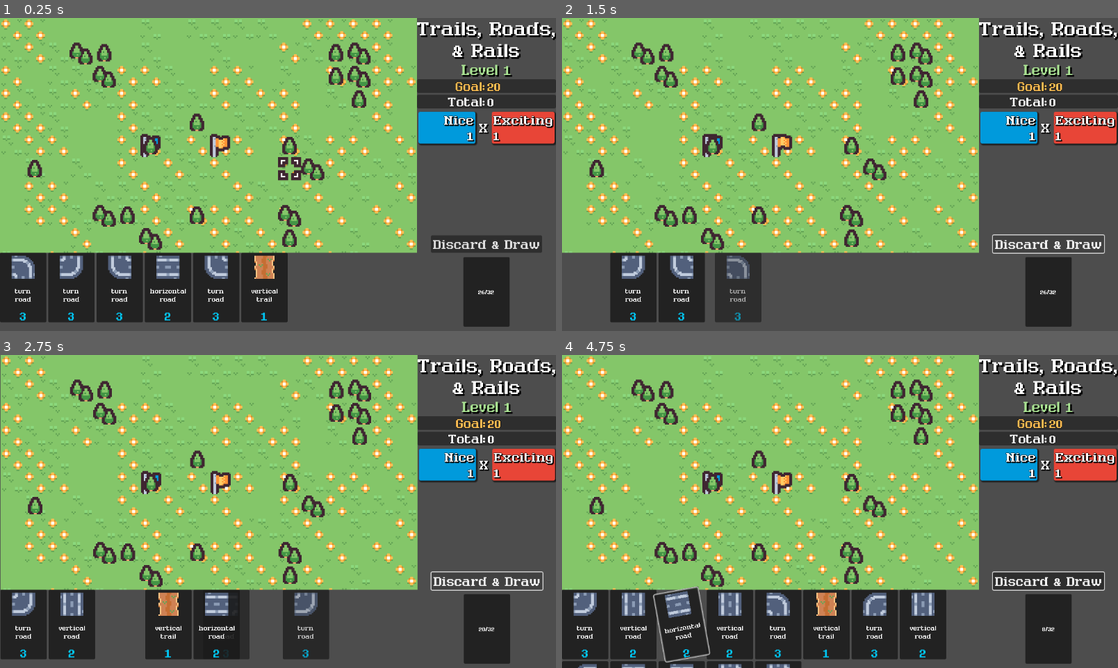
Above: before the commit, frames 1-4 (two rows, left to right).
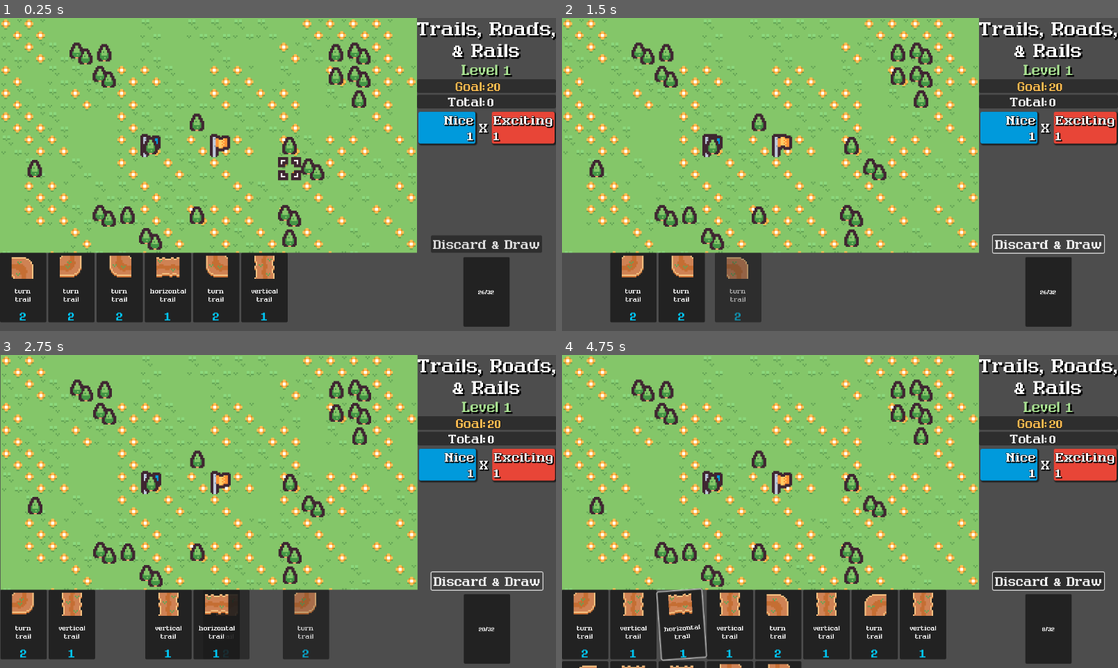
Above: after the commit, the same moments.

Repository: nuzcraft/trails-roads-rails
Game: Godot game, scene res://scenes/main.tscn
The game is run twice, just before and just after one commit, with the same random seed, the same clock (stepped at 60 frames per second) and the same inputs.
Inputs (mouse positions are in pixels of both pictures, inside the frame that each line leads up to):
- Up to frame 1 (0.25 s): no input
- Up to frame 2 (1.5 s): click "Discard & Draw" at 0.5 s; click "Discard & Draw" at 1.25 s
- Up to frame 3 (2.75 s): click "Discard & Draw" at 2 s
- Up to frame 4 (4.75 s): move the mouse to (584, 624) at 2.77 s; click (584, 624) at 2.92 s; move the mouse to (634, 624) at 3.52 s; click (634, 624) at 3.67 s; move the mouse to (684, 624) at 4.27 s; click (684, 624) at 4.42 s

The runs differ from the first frame. In frame 1, 1.6% of the frame differs, in the area x 2-41%, y 75-97%; in frame 2, 1.0%; in frame 3, 1.3%; in frame 4, 3.1%, in the area x 2-67%, y 73-100%.

Commit message:
added trail cards

Diff:
--- /dev/null
+++ b/scenes/card/trail/horiz_trail_card.tscn
@@ -0,0 +1,19 @@
+[gd_scene load_steps=4 format=3 uid="uid://cx1guc1etlrv7"]
+
+[ext_resource type="PackedScene" uid="uid://cxvwx7q4ct2qd" path="res://scenes/card/card.tscn" id="1_gctd8"]
+[ext_resource type="Texture2D" uid="uid://cg3h6g2bsiy8s" path="res://assets/kenney-tiny-battle/tilemap_packed.png" id="2_cnlge"]
+
+[sub_resource type="AtlasTexture" id="AtlasTexture_316yd"]
+atlas = ExtResource("2_cnlge")
+region = Rect2(32, 176, 16, 16)
+
+[node name="HorizTrailCard" instance=ExtResource("1_gctd8")]
+card_name = "horizontal trail"
+type = "trail"
+connection_array = Array[String](["E", "W"])
+nice_score = 1
+forest_nice_modifier = 1
+forest_exciting_modifier = 1
+
+[node name="TextureRect" parent="PanelContainer/VBoxContainer" index="1"]
+texture = SubResource("AtlasTexture_316yd")
--- /dev/null
+++ b/scenes/card/trail/north_east_trail.tscn
@@ -0,0 +1,19 @@
+[gd_scene load_steps=4 format=3 uid="uid://durwq17hwl25k"]
+
+[ext_resource type="PackedScene" uid="uid://cxvwx7q4ct2qd" path="res://scenes/card/card.tscn" id="1_wwxdr"]
+[ext_resource type="Texture2D" uid="uid://cg3h6g2bsiy8s" path="res://assets/kenney-tiny-battle/tilemap_packed.png" id="2_rs23x"]
+
+[sub_resource type="AtlasTexture" id="AtlasTexture_6jiw8"]
+atlas = ExtResource("2_rs23x")
+region = Rect2(16, 224, 16, 16)
+
+[node name="NorthEastTrail" instance=ExtResource("1_wwxdr")]
+card_name = "turn trail"
+type = "trail"
+connection_array = Array[String](["N", "E"])
+nice_score = 2
+forest_nice_modifier = 1
+forest_exciting_modifier = 1
+
+[node name="TextureRect" parent="PanelContainer/VBoxContainer" index="1"]
+texture = SubResource("AtlasTexture_6jiw8")
--- /dev/null
+++ b/scenes/card/trail/north_west_trail.tscn
@@ -0,0 +1,19 @@
+[gd_scene load_steps=4 format=3 uid="uid://rxi0ce6b3bbl"]
+
+[ext_resource type="PackedScene" uid="uid://cxvwx7q4ct2qd" path="res://scenes/card/card.tscn" id="1_4bkul"]
+[ext_resource type="Texture2D" uid="uid://cg3h6g2bsiy8s" path="res://assets/kenney-tiny-battle/tilemap_packed.png" id="2_dqepd"]
+
+[sub_resource type="AtlasTexture" id="AtlasTexture_mh7om"]
+atlas = ExtResource("2_dqepd")
+region = Rect2(48, 224, 16, 16)
+
+[node name="NorthWestTrail" instance=ExtResource("1_4bkul")]
+card_name = "turn trail"
+type = "trail"
+connection_array = Array[String](["N", "W"])
+nice_score = 2
+forest_nice_modifier = 1
+forest_exciting_modifier = 1
+
+[node name="TextureRect" parent="PanelContainer/VBoxContainer" index="1"]
+texture = SubResource("AtlasTexture_mh7om")
--- /dev/null
+++ b/scenes/card/trail/south_east_trail.tscn
@@ -0,0 +1,19 @@
+[gd_scene load_steps=4 format=3 uid="uid://lcrm0r1v1yju"]
+
+[ext_resource type="PackedScene" uid="uid://cxvwx7q4ct2qd" path="res://scenes/card/card.tscn" id="1_humvg"]
+[ext_resource type="Texture2D" uid="uid://cg3h6g2bsiy8s" path="res://assets/kenney-tiny-battle/tilemap_packed.png" id="2_m6pmo"]
+
+[sub_resource type="AtlasTexture" id="AtlasTexture_tkcay"]
+atlas = ExtResource("2_m6pmo")
+region = Rect2(16, 192, 16, 16)
+
+[node name="SouthEastTrail" instance=ExtResource("1_humvg")]
+card_name = "turn trail"
+type = "trail"
+connection_array = Array[String](["S", "E"])
+nice_score = 2
+forest_nice_modifier = 1
+forest_exciting_modifier = 1
+
+[node name="TextureRect" parent="PanelContainer/VBoxContainer" index="1"]
+texture = SubResource("AtlasTexture_tkcay")
--- /dev/null
+++ b/scenes/card/trail/south_west_trail.tscn
@@ -0,0 +1,19 @@
+[gd_scene load_steps=4 format=3 uid="uid://cuh48ggqccl3"]
+
+[ext_resource type="PackedScene" uid="uid://cxvwx7q4ct2qd" path="res://scenes/card/card.tscn" id="1_3gnga"]
+[ext_resource type="Texture2D" uid="uid://cg3h6g2bsiy8s" path="res://assets/kenney-tiny-battle/tilemap_packed.png" id="2_6e7qa"]
+
+[sub_resource type="AtlasTexture" id="AtlasTexture_lrjjh"]
+atlas = ExtResource("2_6e7qa")
+region = Rect2(48, 192, 16, 16)
+
+[node name="SouthWestTrail" instance=ExtResource("1_3gnga")]
+card_name = "turn trail"
+type = "trail"
+connection_array = Array[String](["S", "W"])
+nice_score = 2
+forest_nice_modifier = 1
+forest_exciting_modifier = 1
+
+[node name="TextureRect" parent="PanelContainer/VBoxContainer" index="1"]
+texture = SubResource("AtlasTexture_lrjjh")
--- a/scenes/main.gd
+++ b/scenes/main.gd
@@ -22,6 +22,11 @@
 const SOUTH_EAST_ROAD = preload("res://scenes/card/road/south_east_road.tscn")
 const SOUTH_WEST_ROAD = preload("res://scenes/card/road/south_west_road.tscn")
 const VERT_TRAIL_CARD = preload("res://scenes/card/trail/vert_trail_card.tscn")
+const HORIZ_TRAIL_CARD = preload("res://scenes/card/trail/horiz_trail_card.tscn")
+const NORTH_EAST_TRAIL = preload("res://scenes/card/trail/north_east_trail.tscn")
+const NORTH_WEST_TRAIL = preload("res://scenes/card/trail/north_west_trail.tscn")
+const SOUTH_EAST_TRAIL = preload("res://scenes/card/trail/south_east_trail.tscn")
+const SOUTH_WEST_TRAIL = preload("res://scenes/card/trail/south_west_trail.tscn")
 
 # other scenes
 const POP_UP = preload("res://scenes/pop_up.tscn")
@@ -282,14 +287,14 @@
 	for i in 32:
 		var crd: Card
 		match i % 8:
-			0: crd = VERT_ROAD_CARD.instantiate()
+			0: crd = VERT_TRAIL_CARD.instantiate()
 			1: crd = VERT_TRAIL_CARD.instantiate()
-			2: crd = HORIZ_ROAD_CARD.instantiate()
-			3: crd = HORIZ_ROAD_CARD.instantiate()
-			4: crd = NORTH_EAST_ROAD.instantiate()
-			5: crd = NORTH_WEST_ROAD.instantiate()
-			6: crd = SOUTH_EAST_ROAD.instantiate()
-			7: crd = SOUTH_WEST_ROAD.instantiate()
+			2: crd = HORIZ_TRAIL_CARD.instantiate()
+			3: crd = HORIZ_TRAIL_CARD.instantiate()
+			4: crd = NORTH_EAST_TRAIL.instantiate()
+			5: crd = NORTH_WEST_TRAIL.instantiate()
+			6: crd = SOUTH_EAST_TRAIL.instantiate()
+			7: crd = SOUTH_WEST_TRAIL.instantiate()
 		add_card_to_all(crd)
 
 func next_level() -> void:
--- a/scenes/main.tscn
+++ b/scenes/main.tscn
@@ -114,7 +114,7 @@
 tile_set = ExtResource("1_ow657")
 
 [node name="GridCursor" parent="Control/SubViewportContainer/SubViewport" instance=ExtResource("2_7h2p8")]
-position = Vector2(888, 440)
+position = Vector2(1032, 504)
 
 [node name="SubViewport2" type="SubViewport" parent="Control/SubViewportContainer"]
 transparent_bg = true
Binary file changed: assets/kenney-tiny-battle/tilemap_packed.png
